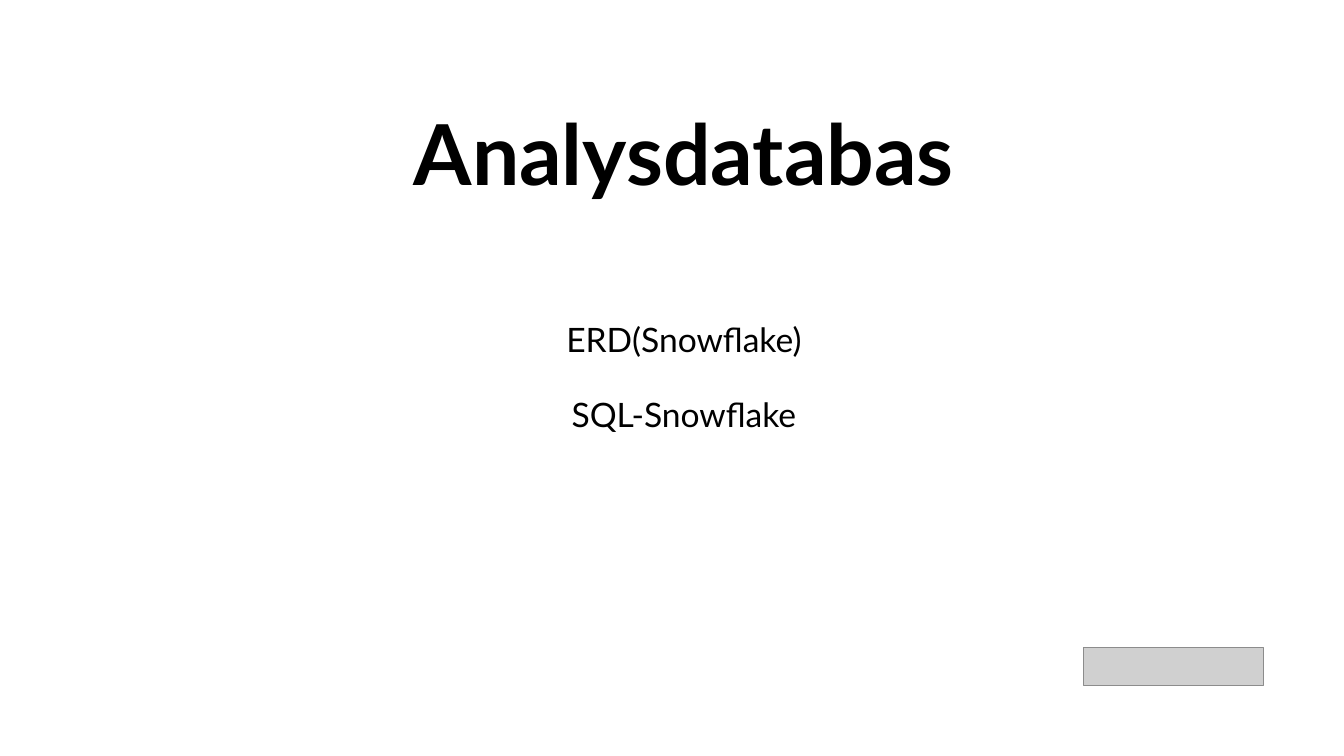
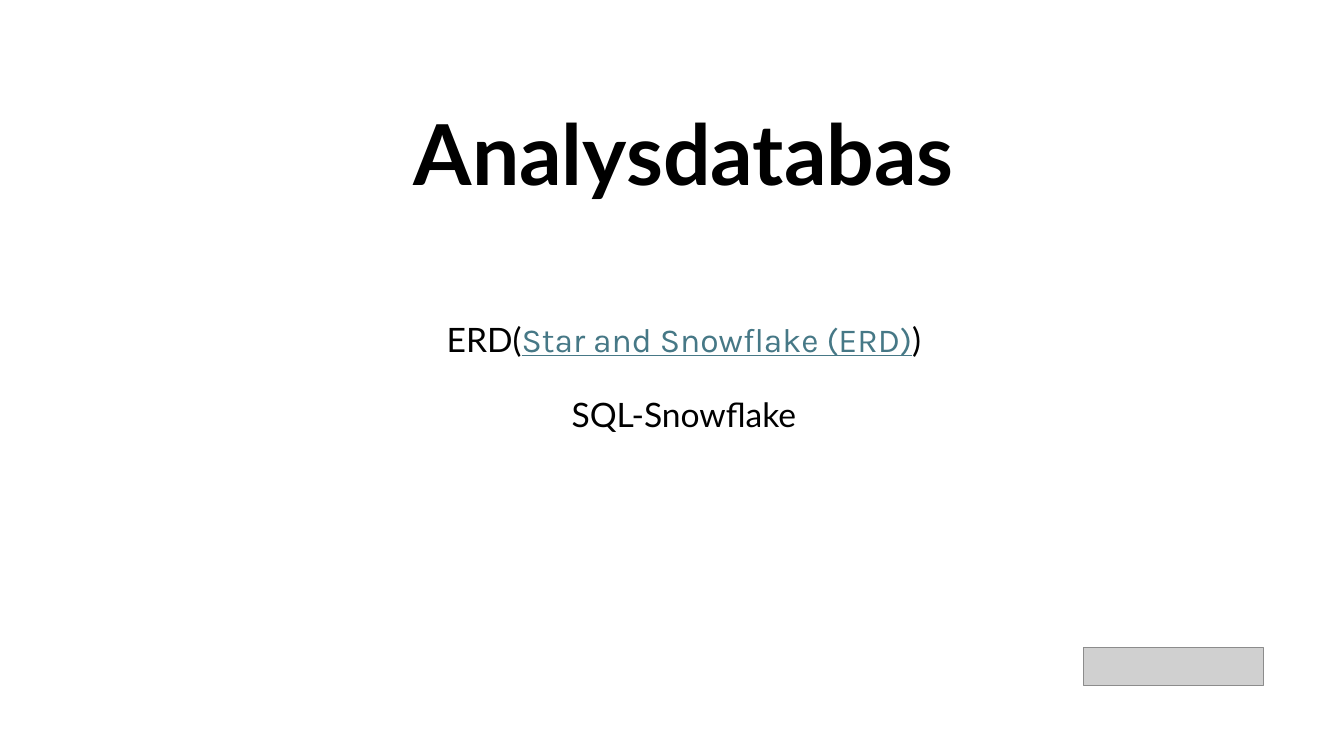
Before and after one commit to dargys/KimmosLektion, a slide deck: slide 7 of Grupparbete Databasmodellering.pptx. Drawn at 1344x756 pixels with LibreOffice and Linux fonts; fonts in the diff are those of the drawing; grey boxes stand for pictures; background and template pictures are left out. Boxes give left, top, right and bottom in pixels: in the first picture for what was removed or moved away, otherwise in the second. Text is boxed around its words. In the diff, an @@ line names an element or a change of style, - is before the commit and + after.

```diff
--- a/Grupparbete Databasmodellering.pptx
+++ b/Grupparbete Databasmodellering.pptx
@@ text at box(447, 326, 922, 357): text changed; font Lato to Karla; text colour #000000 to #467886 @@
-ERD(Snowflake)
+ERD(Star and Snowflake (ERD))
```
Also in this commit, not shown: 1 other slide changed, 1 other file.
